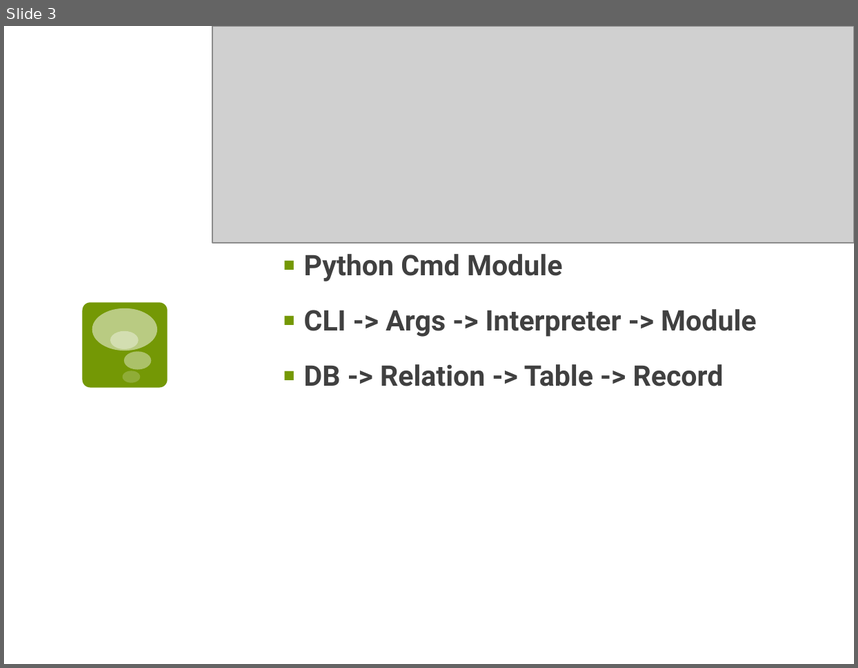
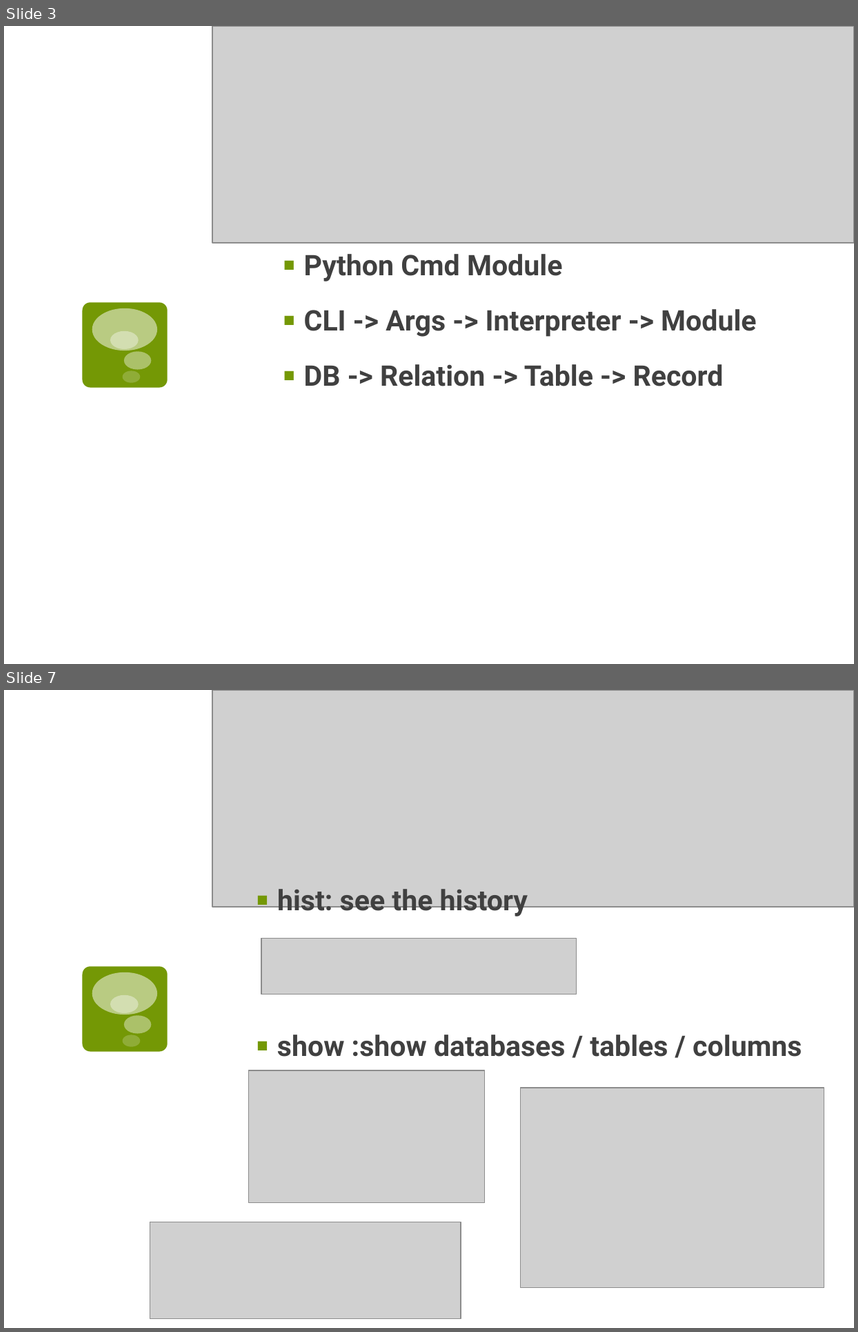
Before and after one commit to geniousisme/PySQL, a slide deck: PySQL_Intro.pptx. Shown one above the other, each under a label of ours: slide 3 before the commit, slides 3 and 7 after it; the slides between them are not shown. The pictures are 858x668 and 858x1332 pixels, drawn with LibreOffice and Linux fonts; fonts in the diff are those of the drawing; grey boxes stand for pictures. Boxes give left, top, right and bottom in pixels: in the first picture for what was removed or moved away, otherwise in the second. Text is boxed around its words. In the diff, an @@ line names an element or a change of style, - is before the commit and + after.

```diff
--- a/PySQL_Intro.pptx
+++ b/PySQL_Intro.pptx
@@ slide 7 added at <box>4,690,854,1328</box>, background #FFFFFF; not listed: 5 template elements that a slide beside it also shows @@
@@ picture added at <box>212,690,854,907</box> @@
@@ text added at <box>277,889,528,918</box>, 24 pt, text #404040, bold @@
+▪ hist: see the history
@@ picture added at <box>261,938,577,994</box> @@
@@ text added at <box>277,1034,802,1056</box>, 24 pt, text #404040, bold @@
+▪ show :show databases / tables / columns
@@ picture added at <box>249,1070,484,1202</box> @@
@@ picture added at <box>521,1088,824,1288</box> @@
@@ picture added at <box>150,1221,461,1318</box> @@
```
Also in this commit, not shown: 3 slides changed, 7 other slides added, 20 other files.
